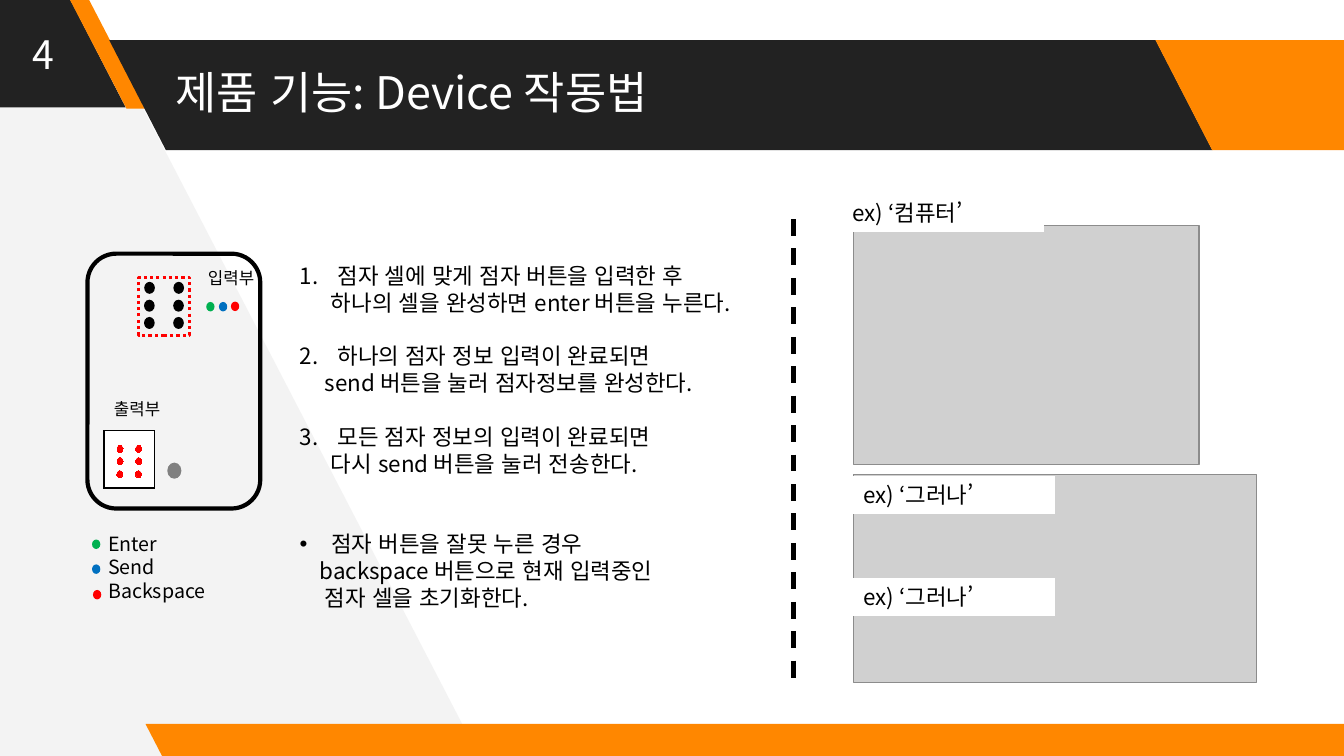
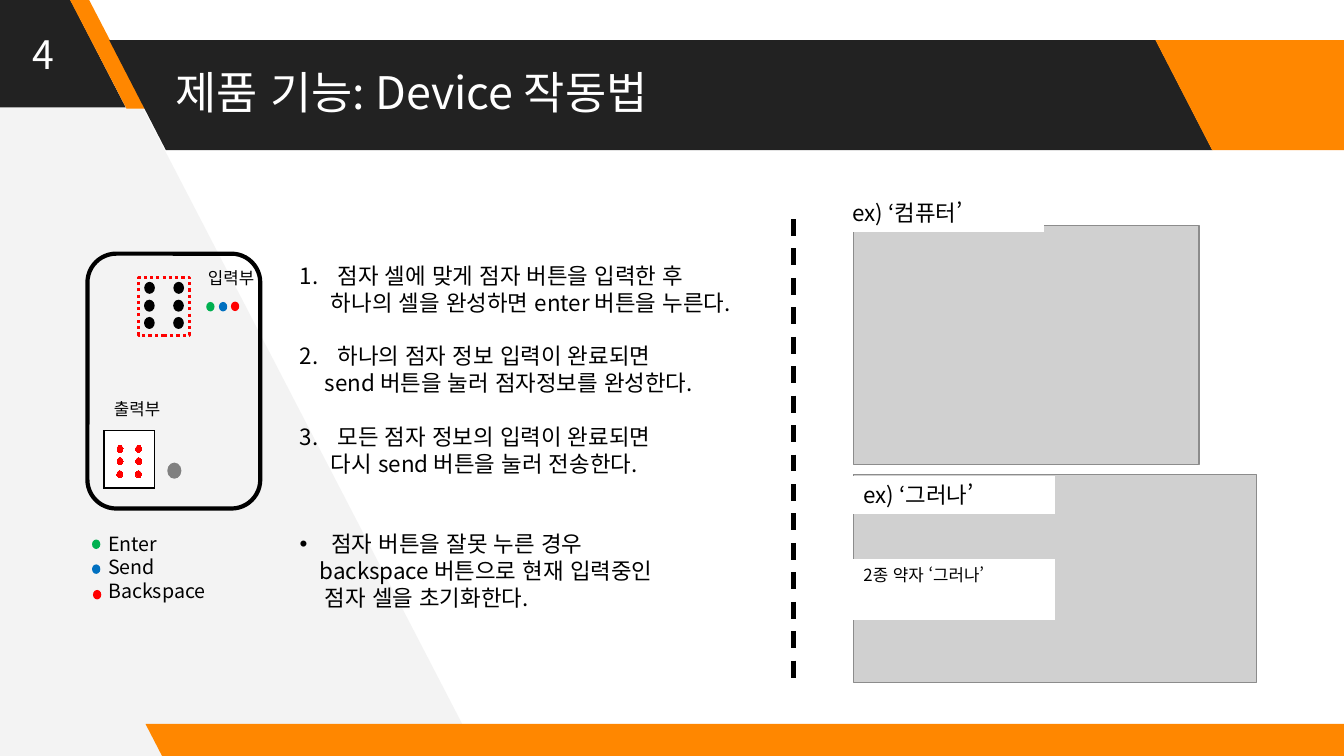
Before and after one commit to Huffon/2019_Capstone_bee, a slide deck: slide 4 of docs/8_Final Presentation Panel.pptx. Drawn at 1344x756 pixels with LibreOffice and Linux fonts; fonts in the diff are those of the drawing; grey boxes stand for pictures. Boxes give left, top, right and bottom in pixels: in the first picture for what was removed or moved away, otherwise in the second. Text is boxed around its words. In the diff, an @@ line names an element or a change of style, - is before the commit and + after.

```diff
--- a/docs/8_Final Presentation Panel.pptx
+++ b/docs/8_Final Presentation Panel.pptx
@@ rectangle "2종 약자 ‘그러나’": place and size @@
-rectangle "2종 약자 ‘그러나’" at <box>854,579,1055,616</box>
+rectangle "2종 약자 ‘그러나’" at <box>854,560,1055,590</box>
@@ text in rectangle at <box>863,566,985,583</box>: text changed; size 16 to 12 pt @@
-ex) ‘그러나’
+2종 약자 ‘그러나’
@@ rectangle added at <box>854,583,1055,620</box>, fill #FFFFFF, outline #FFFFFF 0.75 pt @@
```
Also in this commit, not shown: 4 other slides changed.
